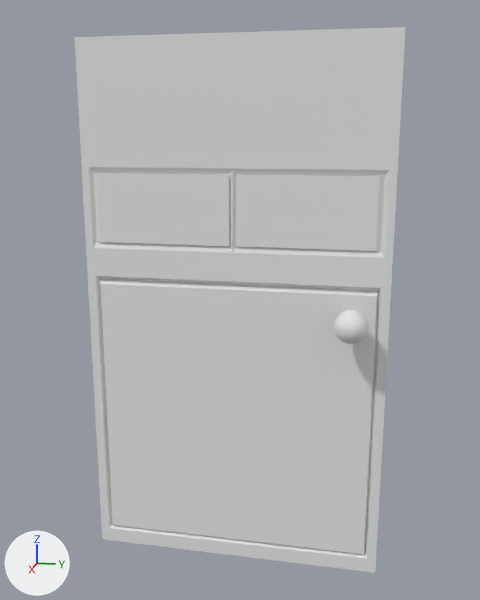
The Blender file Assets/Environment/Blend/Door.blend, before and after one commit.
The view is the same before and after, from a camera (50 mm lens) standing at (2.68, 0.55, 1.83) and looking at (-0.01, 0.01, 1.15). Every picture has the same lights, and +X, +Y and +Z are marked at lower left.

The first picture shows 'Door'.
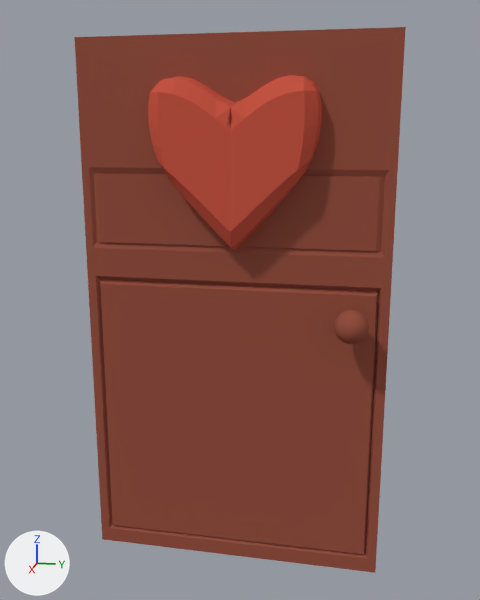
Commit message: Updated Door and Scene

Pixel boxes (x1, y1, x2, y2) of what changed, in the pictures (480 x 600 px):
part 1 of me_sphere, added (red): after (148, 75, 322, 250)
part 2 of me_sphere, recoloured (grey to red): (74, 27, 406, 573) in both

The edits, one by one:
Material 'Red' (mat_red) is new.
Its base color is (0.604, 0.0967, 0.0601) (red #cc5845).
Material 'Material.002' (mat_material_002) is new.
Its base color is (0.311, 0.0855, 0.0562) (red #975343).
me_sphere is used by ob_door; location (0.0, 0.0, 0.0); rotation (1.571, 0.0, 0.0), in degrees (90, 0, 0).
me_sphere had 1086 vertices, 1082 faces and spanned x -0.27..0.27, y 0.0..2.2, z -0.63..0.62.
me_sphere now has 1320 vertices, 1391 faces and spans x -0.27..0.27, y 0.0..2.2, z -0.63..0.62.
me_sphere part 1: a new loose piece of 234 vertices spanning x -0.09..0.22, y 1.38..2.05, z -0.34..0.32, in mat_red (red #cc5845).
me_sphere part 2: 1082 faces spanning x -0.27..0.27, y 0.0..2.2, z -0.63..0.62 switch from no material to mat_material_002 (red #975343).
me_sphere now uses material mat_red (red #cc5845).
